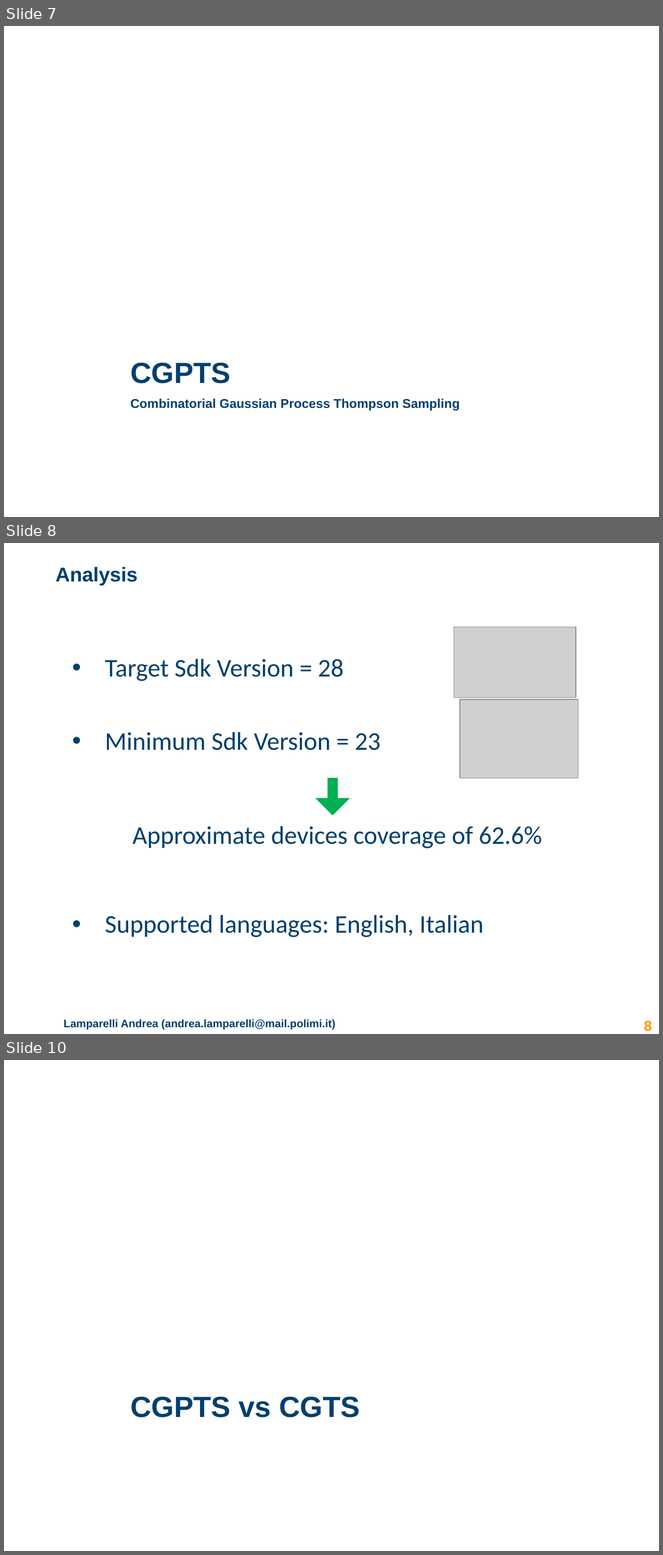
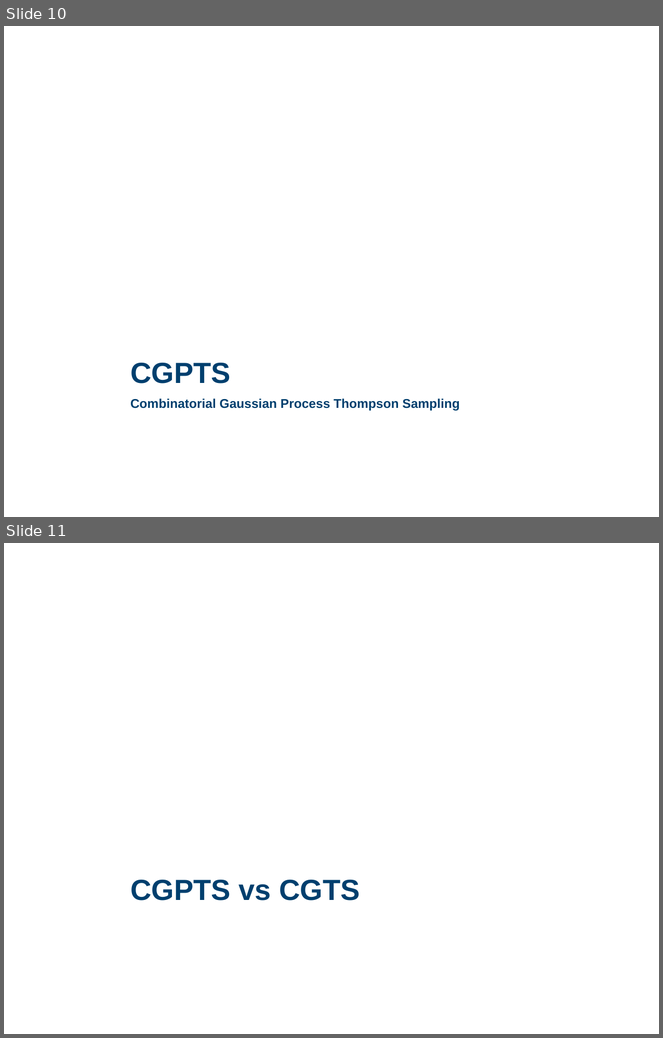
Before and after one commit to lucabonali/AdvertisingDIA, a slide deck: advertising_presentation.pptx. Shown one above the other, each under a label of ours: slides 7, 8 and 10 before the commit, slides 10 and 11 after it; the slides between them are not shown. The pictures are 663x1555 and 663x1038 pixels, drawn with LibreOffice and Linux fonts; fonts in the diff are those of the drawing; grey boxes stand for pictures; background and template pictures are left out. Boxes give left, top, right and bottom in pixels: in the first picture for what was removed or moved away, otherwise in the second. Text is boxed around its words. In the diff, an @@ line names an element or a change of style, - is before the commit and + after.

```diff
--- a/advertising_presentation.pptx
+++ b/advertising_presentation.pptx
@@ slide 8 removed at (x1=4, y1=543, x2=659, y2=1034), background #FFFFFF @@
@@ title removed at (x1=55, y1=567, x2=138, y2=586) @@
-Analysis
@@ picture removed at (x1=454, y1=627, x2=576, y2=697) @@
@@ text removed at (x1=105, y1=659, x2=483, y2=938) @@
-• Target Sdk Version = 28
-• Minimum Sdk Version = 23
-• Supported languages: English, Italian
@@ picture removed at (x1=460, y1=700, x2=579, y2=778) @@
@@ down arrow removed at (x1=315, y1=778, x2=350, y2=815) @@
@@ text removed at (x1=132, y1=826, x2=542, y2=849) @@
-Approximate devices coverage of 62.6%
@@ text removed at (x1=64, y1=1019, x2=336, y2=1030) @@
-Lamparelli Andrea (andrea.lamparelli@mail.polimi.it)
@@ page number removed at (x1=644, y1=1021, x2=652, y2=1032) @@
-8
@@ what was slide 7 is now slide 10 @@
@@ what was slide 10 is now slide 11 @@
```
Also in this commit, not shown: 3 slides changed, 5 slides added, 5 other slides removed.
